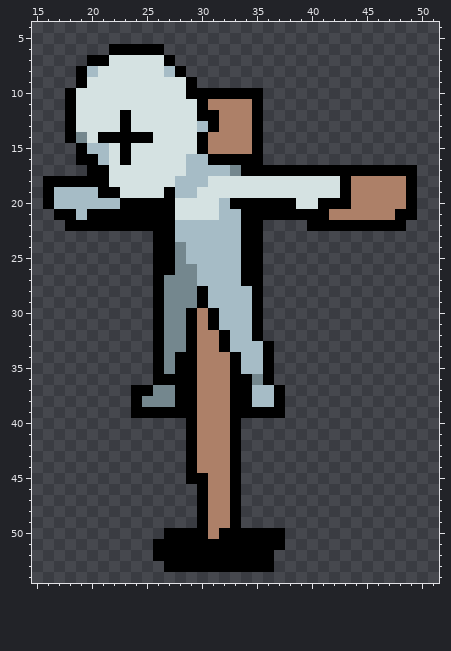
Edited in one commit: pixel-art sprite (public/assets/Characters/Dummy/Inworld/Idle/West/sheet.png). Above: the version before the commit.
The file is 64x64 pixels. Shown: x 15..51, y 4..54.
Once edited:
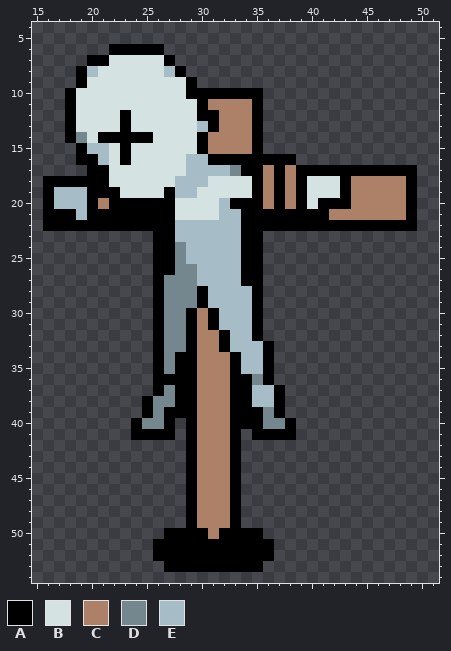
Palette (. is transparent): A #000000  B #d5e2e2  C #ad8068  D #74878e  E #a6bcc6
Change:
y 16: x 36..38 ... -> AAA
y 17: x 36 A -> C; x 38 A -> C
y 18: x 35..39 BBBBB -> ACACA
y 19: x 20 E -> A; x 35..39 BBBBB -> ACACA
y 20: x 20..22 EEE -> ACA; x 36 A -> C; x 38..39 AB -> CA
y 21: x 16 . -> A; x 48 A -> C
y 22: x 16..17 .. -> AA; x 36..39 .... -> AAAA; x 49 . -> A
y 37: x 24..26 AAD -> ..A
y 38: x 24..25 AD -> .A
y 39: x 24 A -> .; x 26 A -> D; x 36 A -> D
y 40: x 24..27 .... -> ADDA; x 34..38 ..... -> AADDA
y 41: x 24..27 .... -> AAAA; x 35..38 .... -> AAAA
y 45: x 30 A -> C
y 46..49: x 29..30 .A -> AC
y 50: x 36..37 AA -> ..
y 51: x 37 A -> .
y 53: x 36 A -> .
Pixel boxes of the changes (left, top, right, bottom) in both pictures:
changed: (252, 154, 307, 231)
changed: (43, 187, 120, 231)
changed: (395, 209, 417, 231)
changed: (131, 385, 296, 528)
erased: (263, 528, 285, 572)
